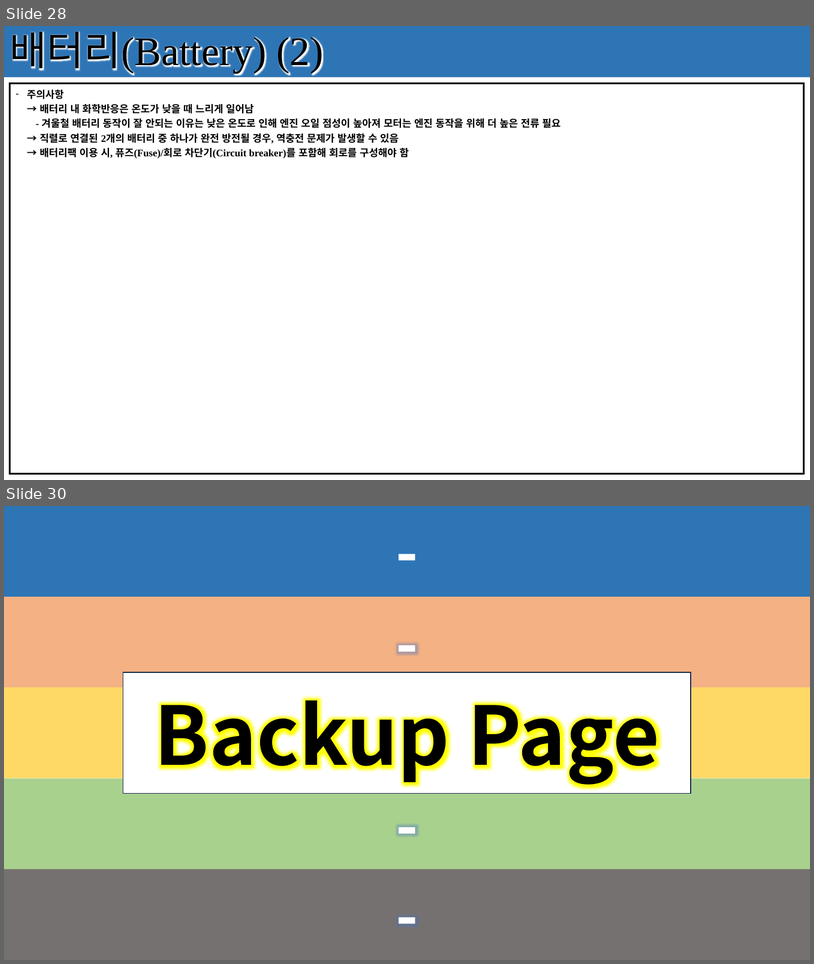
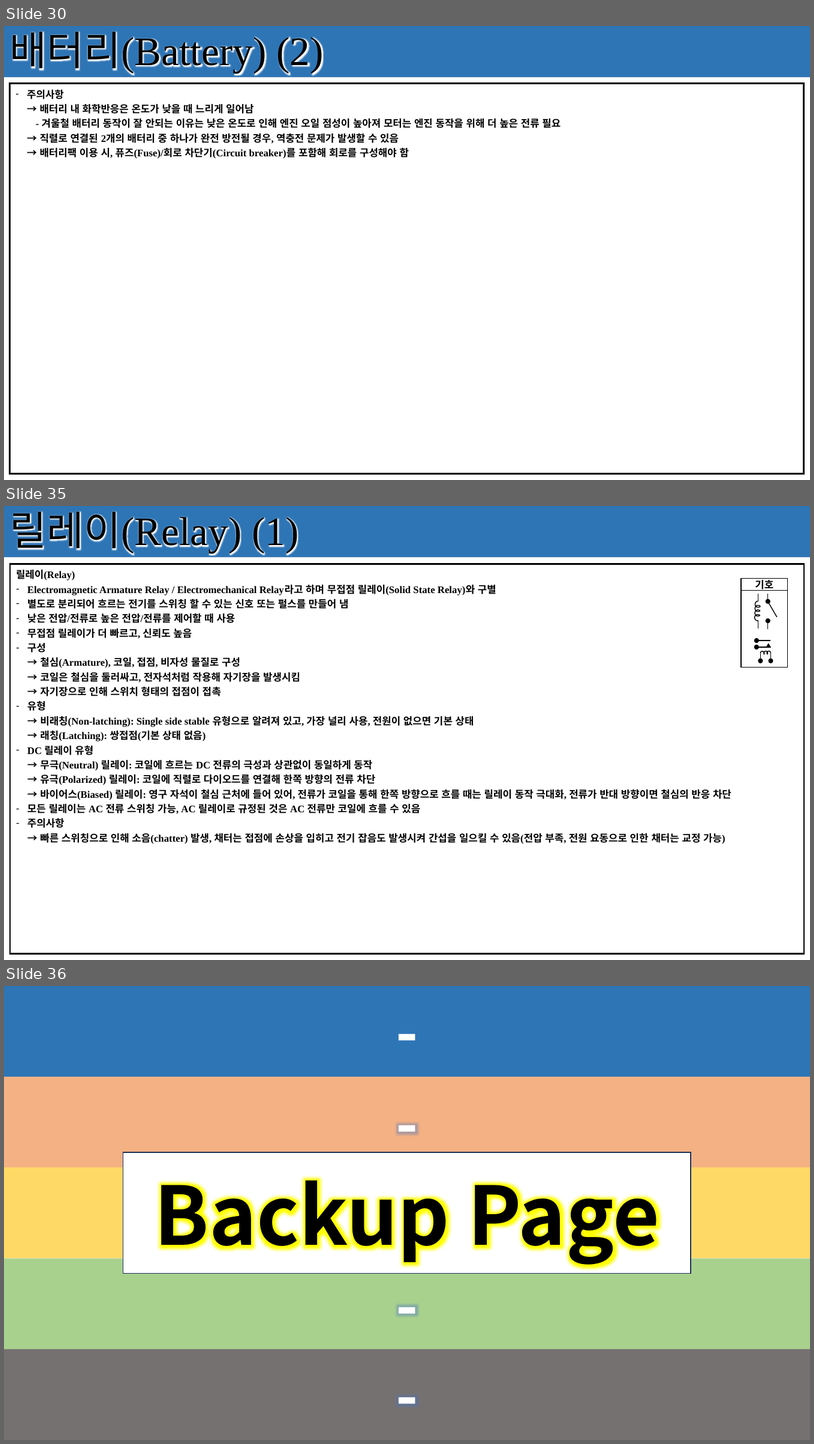
Before and after one commit to seonghokim/Study, a slide deck: Study Material/[KOR] Basic Electrical Circuit.pptx. Shown one above the other, each under a label of ours: slides 28 and 30 before the commit, slides 30, 35 and 36 after it; the slides between them are not shown. The pictures are 814x964 and 814x1444 pixels, drawn with LibreOffice and Linux fonts; fonts in the diff are those of the drawing. Boxes give left, top, right and bottom in pixels: in the first picture for what was removed or moved away, otherwise in the second. Text is boxed around its words. In the diff, an @@ line names an element or a change of style, - is before the commit and + after.

```diff
--- a/Study Material/[KOR] Basic Electrical Circuit.pptx
+++ b/Study Material/[KOR] Basic Electrical Circuit.pptx
@@ slide 35 added at bbox=[4, 506, 810, 960], background #FFFFFF; not listed: 1 template element that a slide beside it also shows @@
@@ rectangle added at bbox=[4, 506, 810, 558], fill #2E75B6, 48 pt, text #000000 @@
+릴레이(Relay) (1)
@@ table added at bbox=[10, 564, 805, 953], 1 rows, 1 columns @@
+릴레이(Relay) / Electromagnetic Armature Relay / Electromechanical Relay라고 하며 무접점 릴레이(Solid State Relay)와 구별 / 별도로 분리되어 흐르는 전기를 스위칭 할 수 있는 신호 또는 펄스를 만들어 냄 / 낮은 전압/전류로 높은 전압/전류를 제어할 때 사용 / 무접점 릴레이가 더 빠르고, 신뢰도 높음 / 구성 / → 철심(Armature), 코일, 접점, 비자성 물질로 구성 / → 코일은 철심을 둘러싸고, 전자석처럼 작용해 자기장을 발생시킴 / → 자기장으로 인해 스위치 형태의 접점이 접촉 / 유형 / → 비래칭(Non-latching): Single side stable 유형으로 알려져 있고, 가장 널리 사용, 전원이 없으면 기본 상태 / → 래칭(Latching): 쌍접점(기본 상태 없음) / DC 릴레이 유형 / → 무극(Neutral) 릴레이: 코일에 흐르는 DC 전류의 극성과 상관없이 동일하게 동작 / → 유극(Polarized) 릴레이: 코일에 직렬로 다이오드를 연결해 한쪽 방향의 전류 차단 / → 바이어스(Biased) 릴레이: 영구 자석이 철심 근처에 들어 있어, 전류가 코일을 통해 한쪽 방향으로 흐를 때는 릴레이 동작 극대화, 전류가 반대 방향이면 철심의 반응 차단 / 모든 릴레이는 AC 전류 스위칭 가능, AC 릴레이로 규정된 것은 AC 전류만 코일에 흐를 수 있음 / 주의사항 / → 빠른 스위칭으로 인해 소음(chatter) 발생, 채터는 접점에 손상을 입히고 전기 잡음도 발생시켜 간섭을 일으킬 수 있음(전압 부족, 전원 요동으로 인한 채터는 교정 가능)
@@ group added at bbox=[741, 579, 788, 667]: 9 lines, 7 arc (boxed as its full ellipse)s, 6 ellipses, 2 rectangles, 1 triangle @@
+기호
@@ what was slide 28 is now slide 30 @@
@@ what was slide 30 is now slide 36 @@
```
Also in this commit, not shown: 4 slides changed, 5 other slides added.
